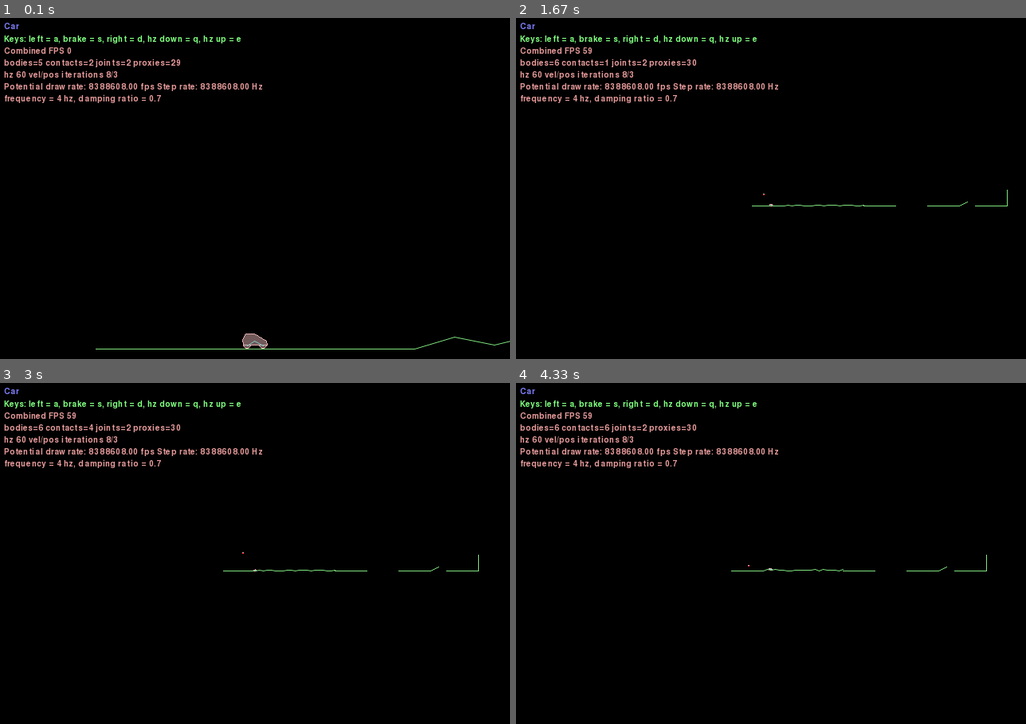
Above: before the commit, frames 1-4 (two rows, left to right).
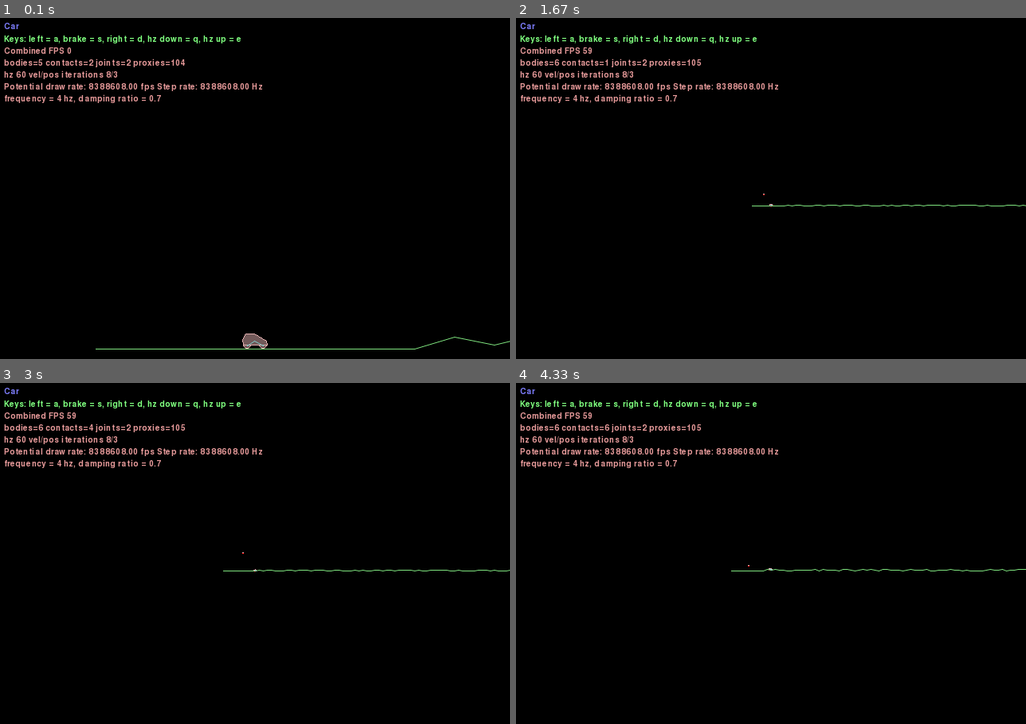
Above: after the commit, the same moments.

Repository: barteeek/2d_cars_evolution
Game: pygame game, started from examples/car.py
The game is run twice, just before and just after one commit, with the same random seed, the same clock (stepped at 60 frames per second) and the same inputs.
Inputs (mouse positions are in pixels of both pictures, inside the frame that each line leads up to):
- Up to frame 1 (0.1 s): no input
- Up to frame 2 (1.67 s): hold Right 0.33-0.8 s; move the mouse to (750, 205) at 0.37 s; hold Up 0.83-1.13 s; move the mouse to (771, 215) at 0.87 s; tap Space at 0.9, 1.23, 1.53 s; tap Z at 0.98 s; hold Right 1.17-1.63 s; move the mouse to (648, 191) at 1.2 s; tap Home at 1.32 s
- Up to frame 3 (3 s): hold Left 1.67-2.2 s; move the mouse to (306, 638) at 1.7 s; tap Space at 1.73, 2.03, 2.3, 2.63, 2.93 s; hold Down 2.23-2.53 s; move the mouse to (96, 642) at 2.27 s; tap Z at 2.38 s; hold Left 2.57-2.97 s; move the mouse to (443, 689) at 2.6 s; tap Home at 2.72 s
- Up to frame 4 (4.33 s): hold Up 3-3.37 s; move the mouse to (832, 587) at 3.03 s; tap Space at 3.07, 3.47, 3.77, 4.13 s; hold Right 3.4-4.03 s; move the mouse to (781, 427) at 3.43 s; tap Z at 3.55 s; hold Down from 4.07 s (still down); move the mouse to (648, 478) at 4.1 s; tap Home at 4.22 s

The runs differ from the first frame. In frame 1, less than 0.1% of the frame differs, in the area x 33-37%, y 12-14%; in frame 2, 0.1%; in frame 3, 0.2%; in frame 4, 0.2%, in the area x 33-100%, y 12-56%.

Commit message:
terrain representation fixed

Diff:
--- a/examples/car.py
+++ b/examples/car.py
@@ -131,7 +131,8 @@
         for i in range(2): # hardcoded number of wheels
             self.wheels += WheelRepresentation()
 
-class Track:
+
+class Terrain:
     def __init__(self, length):
         self.sticks = np.random.rand(length)
     def put_to_world(self, world):
@@ -150,19 +151,6 @@
             y1 = y2
             x += dx
 
-        x_offsets = [0, 80, 40, 20, 40]
-        x_lengths = [40, 40, 10, 40, 0]
-        y2s = [0, 0, 5, 0, 20]
-
-        for x_offset, x_length, y2 in zip(x_offsets, x_lengths, y2s):
-            x += x_offset
-            ground.CreateEdgeFixture(
-                vertices=[(x, 0), (x + x_length, y2)],
-                density=0,
-                friction=0.6,
-            )
-
-
 class Playground (Framework):
     name = "Car"
     description = "Keys: left = a, brake = s, right = d, hz down = q, hz up = e"
@@ -174,44 +162,11 @@
     def __init__(self):
         super(Playground, self).__init__()
 
-        track = Track(20)
+        terrain = Terrain(100)
 
-        track.put_to_world(self.world)
+        # create some terrain
+        terrain.put_to_world(self.world)
 
-        # The ground -- create some terrain
-
-        # Teeter
-        """
-        body = self.world.CreateDynamicBody(
-            position=(140, 0.90),
-            fixtures=b2FixtureDef(
-                shape=b2PolygonShape(box=(10, 0.25)),
-                density=1.0,
-            )
-        )
-
-        self.world.CreateRevoluteJoint(
-            bodyA=ground,
-            bodyB=body,
-            anchor=body.position,
-            lowerAngle=-8.0 * b2_pi / 180.0,
-            upperAngle=8.0 * b2_pi / 180.0,
-            enableLimit=True,
-        )
-        # Bridge
-        create_bridge(self.world, ground, (2.0, 0.25),
-                      (161.0, -0.125), self.bridgePlanks)
-
-        # Boxes
-        for y_pos in [0.5, 1.5, 2.5, 3.5, 4.5]:
-            self.world.CreateDynamicBody(
-                position=(230, y_pos),
-                fixtures=b2FixtureDef(
-                    shape=b2PolygonShape(box=(0.5, 0.5)),
-                    density=0.5,
-                )
-            )
-        """
         car, wheels, springs = create_car(self.world, offset=(
             0.0, 1.0), wheel_radius=0.4, wheel_separation=2.0, scale=(1, 1))
         self.car = car
